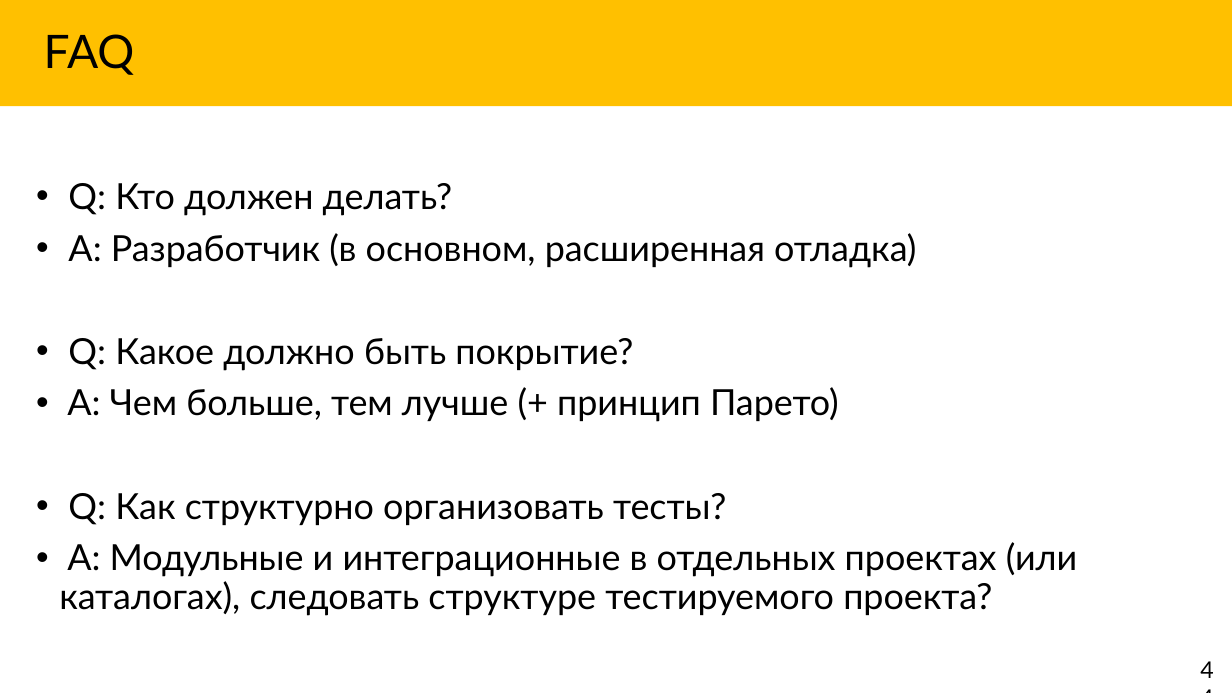
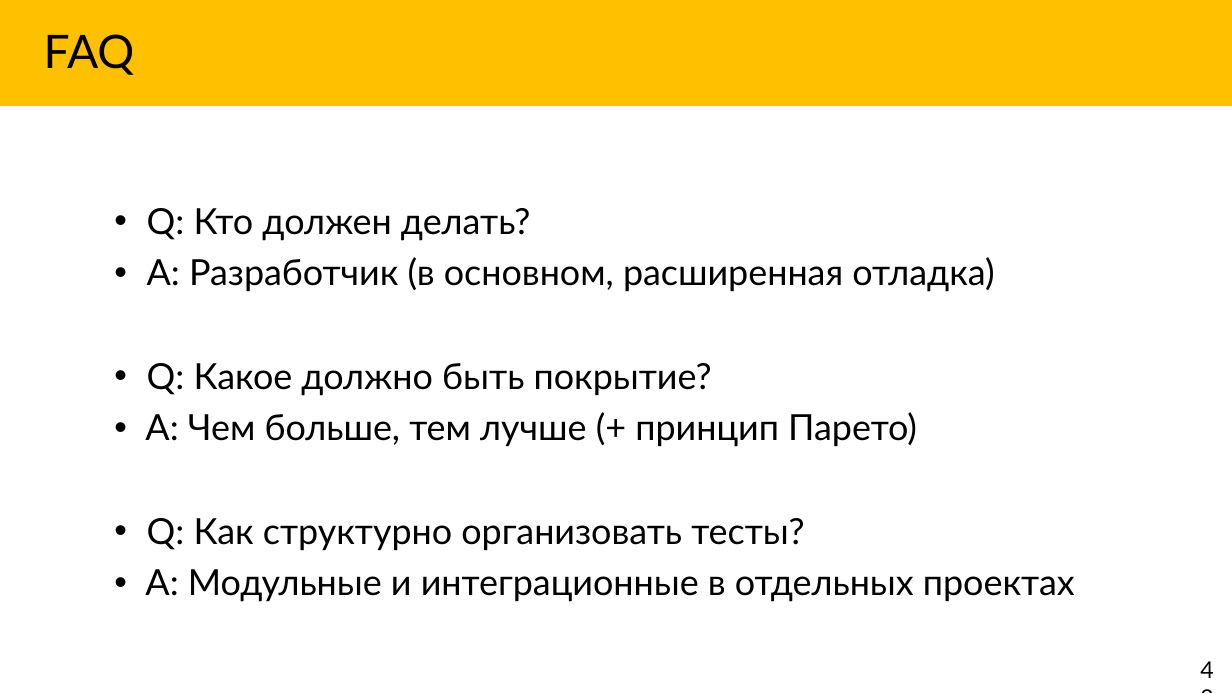
Before and after one commit to Markeli/BugsStrikesBack, a slide deck: slide 48 of docs/Markelow.UnitTests.pptx (slide 45 before the commit). Drawn at 1232x693 pixels with LibreOffice and Linux fonts; fonts in the diff are those of the drawing. Boxes give left, top, right and bottom in pixels: in the first picture for what was removed or moved away, otherwise in the second. Text is boxed around its words. In the diff, an @@ line names an element or a change of style, - is before the commit and + after.

```diff
--- a/docs/Markelow.UnitTests.pptx
+++ b/docs/Markelow.UnitTests.pptx
@@ text "Q: Кто должен делать?": place and size @@
-text "Q: Кто должен делать?" at [59,183,1078,616]
+text "Q: Кто должен делать?" at [145,208,1075,602]
@@ text at [145,569,1075,602]: text changed @@
-• A: Модульные и интеграционные в отдельных проектах (или каталогах), следовать структуре тестируемого проекта?
+• A: Модульные и интеграционные в отдельных проектах
@@ text at [1191,651,1232,688]: text changed @@
-44
+48
```
Also in this commit, not shown: 26 other slides changed, 7 slides added, 3 slides removed, 10 other files.
